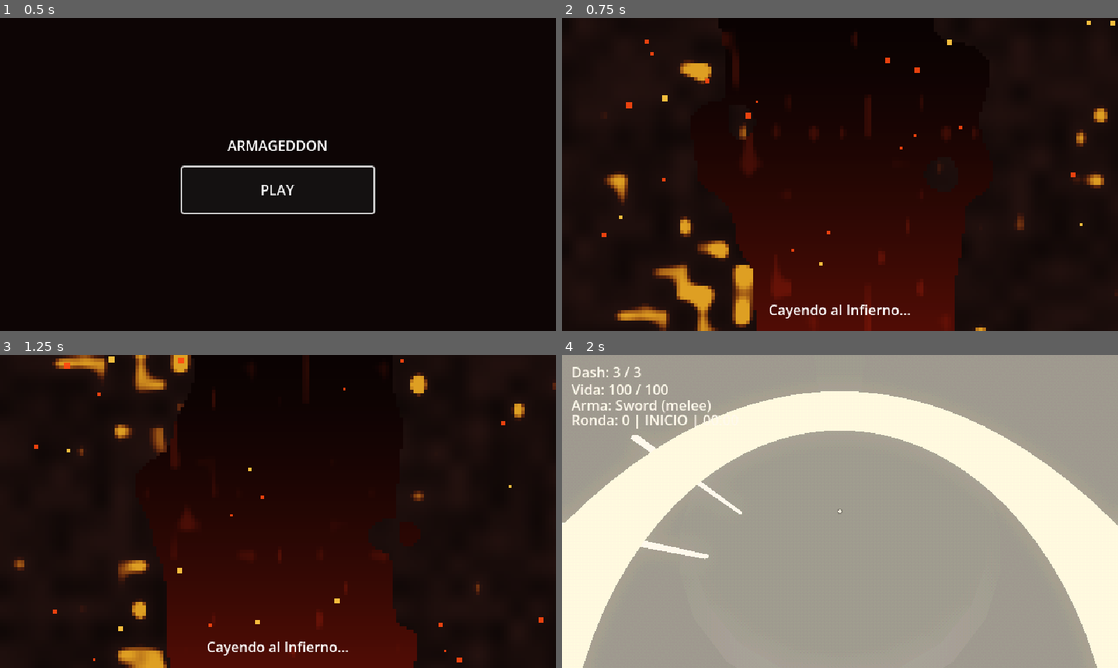
Above: before the commit, frames 1-4 (two rows, left to right).
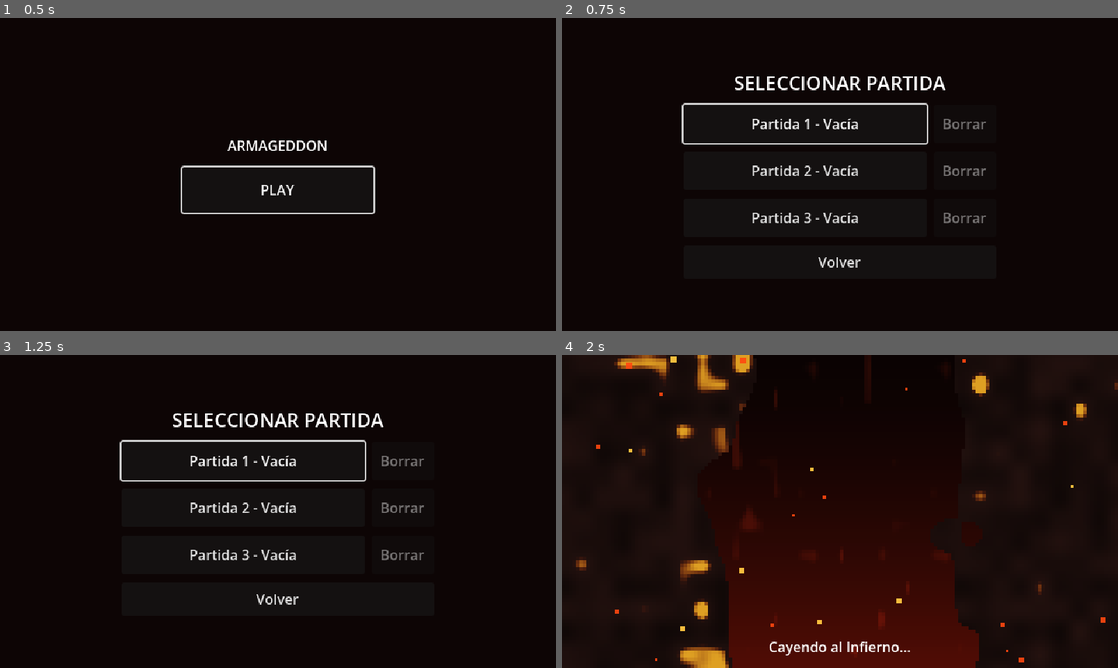
Above: after the commit, the same moments.

Repository: CodeCastersD20/Armagedon_CodeCasters
Game: Godot game, scene res://scenes/UI/PlayMenu.tscn
The game is run twice, just before and just after one commit, with the same random seed, the same clock (stepped at 60 frames per second) and the same inputs. Sound files missing from this copy of the repository are replaced by a short silence.
Inputs (mouse positions are in pixels of both pictures, inside the frame that each line leads up to):
- Up to frame 1 (0.5 s): no input
- Up to frame 2 (0.75 s): click "PLAY" at 0.5 s
- Up to frame 3 (1.25 s): no input
- Up to frame 4 (2 s): click (806, 461) at 1.25 s, where only the run after the commit has a clickable "Partida 1 - Vacía"

Frame 1 is identical in both runs. In frame 2, 23% of the frame differs, in the area x 6-100%, y 0-100%; in frame 3, 23%; in frame 4, 100%, in the area x 0-100%, y 0-100%.
Error after the commit: Invalid access to property or key 'bus_volume_changed' on a base object of type 'Node (audio_manager.gd)'. (res://scripts/Settings/save_manager.gd:23)

Commit message:
feat(ui): añade menú de pausa, SaveManager y ajustes en el menú de juego

Diff:
--- a/armagedon/project.godot
+++ b/armagedon/project.godot
@@ -19,6 +19,7 @@
 
 AudioManager="*res://scripts/audio_manager.gd"
 DisplayConfig="*res://scripts/Settings/display_config.gd"
+SaveManager="*res://scripts/Settings/save_manager.gd"
 DebugControls="*res://scripts/Debug/debug_controls.gd"
 
 [display]
--- /dev/null
+++ b/armagedon/scenes/UI/PauseMenu.tscn
@@ -0,0 +1,167 @@
+[gd_scene format=3]
+
+[ext_resource type="Script" path="res://scripts/UI/pause_menu.gd" id="1_pause"]
+
+[sub_resource type="StyleBoxFlat" id="StyleBoxFlat_panel"]
+bg_color = Color(0.08, 0.03, 0.03, 0.94)
+border_width_left = 2
+border_width_top = 2
+border_width_right = 2
+border_width_bottom = 2
+border_color = Color(0.55, 0.14, 0.1, 0.9)
+corner_radius_top_left = 4
+corner_radius_top_right = 4
+corner_radius_bottom_right = 4
+corner_radius_bottom_left = 4
+
+[node name="PauseMenu" type="CanvasLayer"]
+layer = 20
+script = ExtResource("1_pause")
+
+[node name="Root" type="Control" parent="."]
+visible = false
+layout_mode = 3
+anchors_preset = 15
+anchor_right = 1.0
+anchor_bottom = 1.0
+grow_horizontal = 2
+grow_vertical = 2
+
+[node name="Backdrop" type="ColorRect" parent="Root"]
+layout_mode = 1
+anchors_preset = 15
+anchor_right = 1.0
+anchor_bottom = 1.0
+grow_horizontal = 2
+grow_vertical = 2
+color = Color(0.02, 0.01, 0.01, 0.72)
+
+[node name="Center" type="CenterContainer" parent="Root"]
+layout_mode = 1
+anchors_preset = 15
+anchor_right = 1.0
+anchor_bottom = 1.0
+grow_horizontal = 2
+grow_vertical = 2
+
+[node name="Panel" type="PanelContainer" parent="Root/Center"]
+custom_minimum_size = Vector2(380, 0)
+layout_mode = 2
+theme_override_styles/panel = SubResource("StyleBoxFlat_panel")
+
+[node name="Margin" type="MarginContainer" parent="Root/Center/Panel"]
+layout_mode = 2
+theme_override_constants/margin_left = 24
+theme_override_constants/margin_top = 24
+theme_override_constants/margin_right = 24
+theme_override_constants/margin_bottom = 24
+
+[node name="MainPanel" type="VBoxContainer" parent="Root/Center/Panel/Margin"]
+layout_mode = 2
+theme_override_constants/separation = 12
+
+[node name="Title" type="Label" parent="Root/Center/Panel/Margin/MainPanel"]
+layout_mode = 2
+theme_override_font_sizes/font_size = 26
+text = "PAUSA"
+horizontal_alignment = 1
+
+[node name="ResumeButton" type="Button" parent="Root/Center/Panel/Margin/MainPanel"]
+custom_minimum_size = Vector2(0, 44)
+layout_mode = 2
+text = "Reanudar"
+
+[node name="SettingsButton" type="Button" parent="Root/Center/Panel/Margin/MainPanel"]
+custom_minimum_size = Vector2(0, 44)
+layout_mode = 2
+text = "Configuración"
+
+[node name="MenuButton" type="Button" parent="Root/Center/Panel/Margin/MainPanel"]
+custom_minimum_size = Vector2(0, 44)
+layout_mode = 2
+text = "Salir al menú"
+
+[node name="SettingsPanel" type="VBoxContainer" parent="Root/Center/Panel/Margin"]
+visible = false
+layout_mode = 2
+theme_override_constants/separation = 14
+
+[node name="Title" type="Label" parent="Root/Center/Panel/Margin/SettingsPanel"]
+layout_mode = 2
+theme_override_font_sizes/font_size = 24
+text = "CONFIGURACIÓN"
+horizontal_alignment = 1
+
+[node name="MasterRow" type="HBoxContainer" parent="Root/Center/Panel/Margin/SettingsPanel"]
+layout_mode = 2
+theme_override_constants/separation = 10
+
+[node name="Label" type="Label" parent="Root/Center/Panel/Margin/SettingsPanel/MasterRow"]
+custom_minimum_size = Vector2(130, 0)
+layout_mode = 2
+text = "Volumen general"
+
+[node name="Slider" type="HSlider" parent="Root/Center/Panel/Margin/SettingsPanel/MasterRow"]
+layout_mode = 2
+size_flags_horizontal = 3
+size_flags_vertical = 4
+max_value = 1.0
+step = 0.01
+value = 1.0
+
+[node name="Value" type="Label" parent="Root/Center/Panel/Margin/SettingsPanel/MasterRow"]
+custom_minimum_size = Vector2(44, 0)
+layout_mode = 2
+text = "100%"
+horizontal_alignment = 2
+
+[node name="MusicRow" type="HBoxContainer" parent="Root/Center/Panel/Margin/SettingsPanel"]
+layout_mode = 2
+theme_override_constants/separation = 10
+
+[node name="Label" type="Label" parent="Root/Center/Panel/Margin/SettingsPanel/MusicRow"]
+custom_minimum_size = Vector2(130, 0)
+layout_mode = 2
+text = "Volumen música"
+
+[node name="Slider" type="HSlider" parent="Root/Center/Panel/Margin/SettingsPanel/MusicRow"]
+layout_mode = 2
+size_flags_horizontal = 3
+size_flags_vertical = 4
+max_value = 1.0
+step = 0.01
+value = 1.0
+
+[node name="Value" type="Label" parent="Root/Center/Panel/Margin/SettingsPanel/MusicRow"]
+custom_minimum_size = Vector2(44, 0)
+layout_mode = 2
+text = "100%"
+horizontal_alignment = 2
+
+[node name="SfxRow" type="HBoxContainer" parent="Root/Center/Panel/Margin/SettingsPanel"]
+layout_mode = 2
+theme_override_constants/separation = 10
+
+[node name="Label" type="Label" parent="Root/Center/Panel/Margin/SettingsPanel/SfxRow"]
+custom_minimum_size = Vector2(130, 0)
+layout_mode = 2
+text = "Volumen efectos"
+
+[node name="Slider" type="HSlider" parent="Root/Center/Panel/Margin/SettingsPanel/SfxRow"]
+layout_mode = 2
+size_flags_horizontal = 3
+size_flags_vertical = 4
+max_value = 1.0
+step = 0.01
+value = 1.0
+
+[node name="Value" type="Label" parent="Root/Center/Panel/Margin/SettingsPanel/SfxRow"]
+custom_minimum_size = Vector2(44, 0)
+layout_mode = 2
+text = "100%"
+horizontal_alignment = 2
+
+[node name="BackButton" type="Button" parent="Root/Center/Panel/Margin/SettingsPanel"]
+custom_minimum_size = Vector2(0, 44)
+layout_mode = 2
+text = "Volver"
--- a/armagedon/scenes/UI/PlayMenu.tscn
+++ b/armagedon/scenes/UI/PlayMenu.tscn
@@ -48,6 +48,76 @@
 layout_mode = 2
 text = "PLAY"
 
+[node name="SlotCenter" type="CenterContainer" parent="."]
+visible = false
+layout_mode = 1
+anchors_preset = 15
+anchor_right = 1.0
+anchor_bottom = 1.0
+grow_horizontal = 2
+grow_vertical = 2
+
+[node name="VBox" type="VBoxContainer" parent="SlotCenter"]
+custom_minimum_size = Vector2(360, 0)
+layout_mode = 2
+theme_override_constants/separation = 10
+
+[node name="Title" type="Label" parent="SlotCenter/VBox"]
+layout_mode = 2
+theme_override_font_sizes/font_size = 22
+text = "SELECCIONAR PARTIDA"
+horizontal_alignment = 1
+
+[node name="Slot1Row" type="HBoxContainer" parent="SlotCenter/VBox"]
+layout_mode = 2
+theme_override_constants/separation = 8
+
+[node name="PlayButton" type="Button" parent="SlotCenter/VBox/Slot1Row"]
+custom_minimum_size = Vector2(0, 44)
+layout_mode = 2
+size_flags_horizontal = 3
+text = "Partida 1 - Vacía"
+
+[node name="DeleteButton" type="Button" parent="SlotCenter/VBox/Slot1Row"]
+custom_minimum_size = Vector2(72, 44)
+layout_mode = 2
+text = "Borrar"
+
+[node name="Slot2Row" type="HBoxContainer" parent="SlotCenter/VBox"]
+layout_mode = 2
+theme_override_constants/separation = 8
+
+[node name="PlayButton" type="Button" parent="SlotCenter/VBox/Slot2Row"]
+custom_minimum_size = Vector2(0, 44)
+layout_mode = 2
+size_flags_horizontal = 3
+text = "Partida 2 - Vacía"
+
+[node name="DeleteButton" type="Button" parent="SlotCenter/VBox/Slot2Row"]
+custom_minimum_size = Vector2(72, 44)
+layout_mode = 2
+text = "Borrar"
+
+[node name="Slot3Row" type="HBoxContainer" parent="SlotCenter/VBox"]
+layout_mode = 2
+theme_override_constants/separation = 8
+
+[node name="PlayButton" type="Button" parent="SlotCenter/VBox/Slot3Row"]
+custom_minimum_size = Vector2(0, 44)
+layout_mode = 2
+size_flags_horizontal = 3
+text = "Partida 3 - Vacía"
+
+[node name="DeleteButton" type="Button" parent="SlotCenter/VBox/Slot3Row"]
+custom_minimum_size = Vector2(72, 44)
+layout_mode = 2
+text = "Borrar"
+
+[node name="BackButton" type="Button" parent="SlotCenter/VBox"]
+custom_minimum_size = Vector2(0, 38)
+layout_mode = 2
+text = "Volver"
+
 [node name="LoadingOverlay" type="Control" parent="."]
 visible = false
 layout_mode = 1
--- a/armagedon/scenes/main.tscn
+++ b/armagedon/scenes/main.tscn
@@ -3,6 +3,7 @@
 [ext_resource type="PackedScene" uid="uid://b0p43fgmh6ths" path="res://scenes/UI/MainHud.tscn" id="2_0wfyh"]
 [ext_resource type="PackedScene" uid="uid://8y0dvplsaxko" path="res://scenes/World/World.tscn" id="2_world"]
 [ext_resource type="PackedScene" path="res://scenes/PostProcess/PsxPostProcess.tscn" id="3_post"]
+[ext_resource type="PackedScene" path="res://scenes/UI/PauseMenu.tscn" id="4_pause"]
 [ext_resource type="Script" uid="uid://c1s7x1rhggewt" path="res://scripts/Rounds/game_flow.gd" id="5_tefeu"]
 [ext_resource type="Script" uid="uid://drugt0fk0h8th" path="res://scripts/Rounds/round_manager.gd" id="6_roundmgr"]
 [ext_resource type="Script" uid="uid://btdch85bjjgfn" path="res://scripts/Rounds/boss_spawner.gd" id="7_bosspawner"]
@@ -15,6 +16,8 @@
 [node name="World" parent="." unique_id=1436690693 instance=ExtResource("2_world")]
 
 [node name="MainHud" parent="." unique_id=77760244 instance=ExtResource("2_0wfyh")]
+
+[node name="PauseMenu" parent="." instance=ExtResource("4_pause")]
 
 [node name="PsxPostProcess" parent="." unique_id=1015801590 instance=ExtResource("3_post")]
 
--- /dev/null
+++ b/armagedon/scripts/Settings/save_manager.gd
@@ -0,0 +1,132 @@
+extends Node
+## Gestor de los 3 archivos de guardado independientes (user://save_slot_1..3.cfg).
+## Autoload "SaveManager". Guarda progreso básico (mejor Score/ronda) y volúmenes de audio por slot.
+
+signal slot_changed(slot: int)
+
+const SLOT_COUNT: int = 3
+const SAVE_FILE_TEMPLATE: String = "save_slot_%d.cfg"
+const SAVE_PATH_TEMPLATE: String = "user://save_slot_%d.cfg"
+
+const SECTION_PROGRESS: String = "progress"
+const SECTION_AUDIO: String = "audio"
+
+const DEFAULT_VOLUME: float = 1.0
+
+var active_slot: int = 1
+var best_score: int = 0
+var best_round: int = 0
+var _applying_volumes: bool = false
+
+
+func _ready() -> void:
+	AudioManager.bus_volume_changed.connect(_on_bus_volume_changed)
+	if slot_exists(active_slot):
+		_load_slot(active_slot)
+
+
+## Selecciona un slot (1..3), carga su archivo (o lo crea) y aplica sus volúmenes.
+func select_slot(slot: int) -> void:
+	if slot < 1 or slot > SLOT_COUNT:
+		push_warning("SaveManager.select_slot: slot inválido %d" % slot)
+		return
+	active_slot = slot
+	if slot_exists(slot):
+		_load_slot(slot)
+	else:
+		best_score = 0
+		best_round = 0
+		_apply_volumes_to_audio_manager(
+			DEFAULT_VOLUME, DEFAULT_VOLUME, DEFAULT_VOLUME, DEFAULT_VOLUME
+		)
+		save_active_slot()
+	slot_changed.emit(active_slot)
+
+
+## Comprueba si el archivo de guardado del slot existe.
+func slot_exists(slot: int) -> bool:
+	if slot < 1 or slot > SLOT_COUNT:
+		return false
+	return FileAccess.file_exists(SAVE_PATH_TEMPLATE % slot)
+
+
+## Devuelve un resumen del slot sin cambiar el slot activo.
+func get_slot_summary(slot: int) -> Dictionary:
+	if not slot_exists(slot):
+		return {"exists": false, "best_score": 0, "best_round": 0}
+	var config := ConfigFile.new()
+	if config.load(SAVE_PATH_TEMPLATE % slot) != OK:
+		return {"exists": false, "best_score": 0, "best_round": 0}
+	return {
+		"exists": true,
+		"best_score": int(config.get_value(SECTION_PROGRESS, "best_score", 0)),
+		"best_round": int(config.get_value(SECTION_PROGRESS, "best_round", 0)),
+	}
+
+
+## Borra el archivo de guardado del slot indicado.
+func delete_slot(slot: int) -> void:
+	if not slot_exists(slot):
+		return
+	var dir := DirAccess.open("user://")
+	if dir != null:
+		dir.remove(SAVE_FILE_TEMPLATE % slot)
+	if slot == active_slot:
+		best_score = 0
+		best_round = 0
+
+
+## Actualiza mejor Score/ronda del slot activo y guarda.
+func record_run_result(score: int, round_reached: int) -> void:
+	var changed: bool = false
+	if score > best_score:
+		best_score = score
+		changed = true
+	if round_reached > best_round:
+		best_round = round_reached
+		changed = true
+	if changed:
+		save_active_slot()
+
+
+## Guarda el estado y volúmenes actuales en el archivo del slot activo.
+func save_active_slot() -> void:
+	var config := ConfigFile.new()
+	config.load(SAVE_PATH_TEMPLATE % active_slot)
+	config.set_value(SECTION_PROGRESS, "best_score", best_score)
+	config.set_value(SECTION_PROGRESS, "best_round", best_round)
+	config.set_value(SECTION_AUDIO, "master", AudioManager.get_bus_volume("Master"))
+	config.set_value(SECTION_AUDIO, "music", AudioManager.get_bus_volume(AudioManager.BUS_MUSIC))
+	config.set_value(SECTION_AUDIO, "sfx", AudioManager.get_bus_volume(AudioManager.BUS_SFX))
+	config.set_value(SECTION_AUDIO, "voice", AudioManager.get_bus_volume(AudioManager.BUS_VOICE))
+	config.save(SAVE_PATH_TEMPLATE % active_slot)
+
+
+func _load_slot(slot: int) -> void:
+	var config := ConfigFile.new()
+	if config.load(SAVE_PATH_TEMPLATE % slot) != OK:
+		return
+	best_score = int(config.get_value(SECTION_PROGRESS, "best_score", 0))
+	best_round = int(config.get_value(SECTION_PROGRESS, "best_round", 0))
+	var master_v: float = float(config.get_value(SECTION_AUDIO, "master", DEFAULT_VOLUME))
+	var music_v: float = float(config.get_value(SECTION_AUDIO, "music", DEFAULT_VOLUME))
+	var sfx_v: float = float(config.get_value(SECTION_AUDIO, "sfx", DEFAULT_VOLUME))
+	var voice_v: float = float(config.get_value(SECTION_AUDIO, "voice", DEFAULT_VOLUME))
+	_apply_volumes_to_audio_manager(master_v, music_v, sfx_v, voice_v)
+
+
+func _apply_volumes_to_audio_manager(
+	master_v: float, music_v: float, sfx_v: float, voice_v: float
+) -> void:
+	_applying_volumes = true
+	AudioManager.set_bus_volume("Master", master_v)
+	AudioManager.set_bus_volume(AudioManager.BUS_MUSIC, music_v)
+	AudioManager.set_bus_volume(AudioManager.BUS_SFX, sfx_v)
+	AudioManager.set_bus_volume(AudioManager.BUS_VOICE, voice_v)
+	_applying_volumes = false
+
+
+func _on_bus_volume_changed(_bus_name: String, _linear: float) -> void:
+	if _applying_volumes:
+		return
+	save_active_slot()
--- /dev/null
+++ b/armagedon/scripts/UI/pause_menu.gd
@@ -0,0 +1,114 @@
+class_name PauseMenu
+extends CanvasLayer
+## Menú de pausa demo con Reanudar y Configuración de volúmenes (General, Música, Efectos).
+
+const PLAY_MENU_SCENE_PATH: String = "res://scenes/UI/PlayMenu.tscn"
+const BUS_MASTER: String = "Master"
+
+@onready var _root: Control = $Root
+@onready var _main_panel: VBoxContainer = $Root/Center/Panel/Margin/MainPanel
+@onready var _settings_panel: VBoxContainer = $Root/Center/Panel/Margin/SettingsPanel
+@onready var _resume_button: Button = $Root/Center/Panel/Margin/MainPanel/ResumeButton
+@onready var _settings_button: Button = $Root/Center/Panel/Margin/MainPanel/SettingsButton
+@onready var _menu_button: Button = $Root/Center/Panel/Margin/MainPanel/MenuButton
+@onready var _back_button: Button = $Root/Center/Panel/Margin/SettingsPanel/BackButton
+
+@onready var _master_slider: HSlider = $Root/Center/Panel/Margin/SettingsPanel/MasterRow/Slider
+@onready var _master_value: Label = $Root/Center/Panel/Margin/SettingsPanel/MasterRow/Value
+@onready var _music_slider: HSlider = $Root/Center/Panel/Margin/SettingsPanel/MusicRow/Slider
+@onready var _music_value: Label = $Root/Center/Panel/Margin/SettingsPanel/MusicRow/Value
+@onready var _sfx_slider: HSlider = $Root/Center/Panel/Margin/SettingsPanel/SfxRow/Slider
+@onready var _sfx_value: Label = $Root/Center/Panel/Margin/SettingsPanel/SfxRow/Value
+
+
+func _ready() -> void:
+	process_mode = Node.PROCESS_MODE_ALWAYS
+	_root.visible = false
+	_main_panel.visible = true
+	_settings_panel.visible = false
+
+	_resume_button.pressed.connect(resume)
+	_settings_button.pressed.connect(_open_settings)
+	_menu_button.pressed.connect(_return_to_menu)
+	_back_button.pressed.connect(_close_settings)
+
+	_bind_volume_slider(_master_slider, _master_value, BUS_MASTER)
+	_bind_volume_slider(_music_slider, _music_value, AudioManager.BUS_MUSIC)
+	_bind_volume_slider(_sfx_slider, _sfx_value, AudioManager.BUS_SFX)
+
+
+func _unhandled_input(event: InputEvent) -> void:
+	if not event.is_action_pressed("ui_cancel"):
+		return
+	get_viewport().set_input_as_handled()
+	if not _root.visible:
+		pause()
+	elif _settings_panel.visible:
+		_close_settings()
+	else:
+		resume()
+
+
+## Activa la pausa, muestra el menú y libera el cursor.
+func pause() -> void:
+	_sync_sliders()
+	_main_panel.visible = true
+	_settings_panel.visible = false
+	_root.visible = true
+	get_tree().paused = true
+	Input.mouse_mode = Input.MOUSE_MODE_VISIBLE
+	_resume_button.grab_focus()
+
+
+## Cierra el menú de pausa, reanuda el juego y vuelve a capturar el cursor.
+func resume() -> void:
+	_root.visible = false
+	get_tree().paused = false
+	Input.mouse_mode = Input.MOUSE_MODE_CAPTURED
+
+
+func _open_settings() -> void:
+	_sync_sliders()
+	_main_panel.visible = false
+	_settings_panel.visible = true
+	_master_slider.grab_focus()
+
+
+func _close_settings() -> void:
+	_settings_panel.visible = false
+	_main_panel.visible = true
+	_settings_button.grab_focus()
+
+
+func _return_to_menu() -> void:
+	get_tree().paused = false
+	Engine.time_scale = 1.0
+	Input.mouse_mode = Input.MOUSE_MODE_VISIBLE
+	get_tree().change_scene_to_file(PLAY_MENU_SCENE_PATH)
+
+
+func _bind_volume_slider(slider: HSlider, value_label: Label, bus_name: String) -> void:
+	slider.value_changed.connect(
+		func(value: float) -> void:
+			AudioManager.set_bus_volume(bus_name, value)
+			_update_percent_label(value_label, value)
+	)
+
+
+func _sync_sliders() -> void:
+	var pairs: Array[Array] = [
+		[_master_slider, _master_value, BUS_MASTER],
+		[_music_slider, _music_value, AudioManager.BUS_MUSIC],
+		[_sfx_slider, _sfx_value, AudioManager.BUS_SFX],
+	]
+	for pair: Array in pairs:
+		var slider: HSlider = pair[0]
+		var label: Label = pair[1]
+		var bus_name: String = pair[2]
+		var vol: float = AudioManager.get_bus_volume(bus_name)
+		slider.set_value_no_signal(vol)
+		_update_percent_label(label, vol)
+
+
+func _update_percent_label(label: Label, linear: float) -> void:
+	label.text = "%d%%" % roundi(clampf(linear, 0.0, 1.0) * 100.0)
--- a/armagedon/scripts/UI/play_menu.gd
+++ b/armagedon/scripts/UI/play_menu.gd
@@ -15,6 +15,18 @@
 
 @onready var _menu_box: CenterContainer = $Center
 @onready var _play_button: Button = $Center/VBox/PlayButton
+@onready var _slot_box: CenterContainer = $SlotCenter
+@onready var _back_button: Button = $SlotCenter/VBox/BackButton
+@onready var _slot_play_buttons: Array[Button] = [
+	$SlotCenter/VBox/Slot1Row/PlayButton,
+	$SlotCenter/VBox/Slot2Row/PlayButton,
+	$SlotCenter/VBox/Slot3Row/PlayButton,
+]
+@onready var _slot_delete_buttons: Array[Button] = [
+	$SlotCenter/VBox/Slot1Row/DeleteButton,
+	$SlotCenter/VBox/Slot2Row/DeleteButton,
+	$SlotCenter/VBox/Slot3Row/DeleteButton,
+]
 @onready var _overlay: Control = $LoadingOverlay
 @onready var _hell_bg: ColorRect = $LoadingOverlay/HellBackground
 
@@ -24,9 +36,54 @@
 	Input.mouse_mode = Input.MOUSE_MODE_VISIBLE
 	set_process(false)
 	_build_embers_once()
-	_play_button.pressed.connect(_start_load)
+	_slot_box.visible = false
+	_play_button.pressed.connect(_open_slot_selector)
+	_back_button.pressed.connect(_close_slot_selector)
+	for i: int in _slot_play_buttons.size():
+		var slot: int = i + 1
+		_slot_play_buttons[i].pressed.connect(_on_slot_selected.bind(slot))
+		_slot_delete_buttons[i].pressed.connect(_on_slot_deleted.bind(slot))
 	_play_button.grab_focus()
 	AudioManager.play_menu_music()
+
+
+func _open_slot_selector() -> void:
+	_refresh_slots()
+	_menu_box.visible = false
+	_slot_box.visible = true
+	_slot_play_buttons[0].grab_focus()
+
+
+func _close_slot_selector() -> void:
+	_slot_box.visible = false
+	_menu_box.visible = true
+	_play_button.grab_focus()
+
+
+func _on_slot_selected(slot: int) -> void:
+	SaveManager.select_slot(slot)
+	_start_load()
+
+
+func _on_slot_deleted(slot: int) -> void:
+	SaveManager.delete_slot(slot)
+	_refresh_slots()
+
+
+func _refresh_slots() -> void:
+	for i: int in _slot_play_buttons.size():
+		var slot: int = i + 1
+		var summary: Dictionary = SaveManager.get_slot_summary(slot)
+		var exists: bool = bool(summary.get("exists", false))
+		if exists:
+			var best_score: int = int(summary.get("best_score", 0))
+			var best_round: int = int(summary.get("best_round", 0))
+			_slot_play_buttons[i].text = (
+				"Partida %d - Score: %d | Ronda: %d" % [slot, best_score, best_round]
+			)
+		else:
+			_slot_play_buttons[i].text = "Partida %d - Vacía" % slot
+		_slot_delete_buttons[i].disabled = not exists
 
 
 func _start_load() -> void:
@@ -36,6 +93,7 @@
 	_elapsed = 0.0
 	_packed_scene = null
 	_menu_box.visible = false
+	_slot_box.visible = false
 	_overlay.visible = true
 
 	var err: Error = ResourceLoader.load_threaded_request(MAIN_SCENE_PATH)
Not shown, added: armagedon/scripts/Settings/save_manager.gd.uid
Not shown, added: armagedon/scripts/UI/pause_menu.gd.uid
